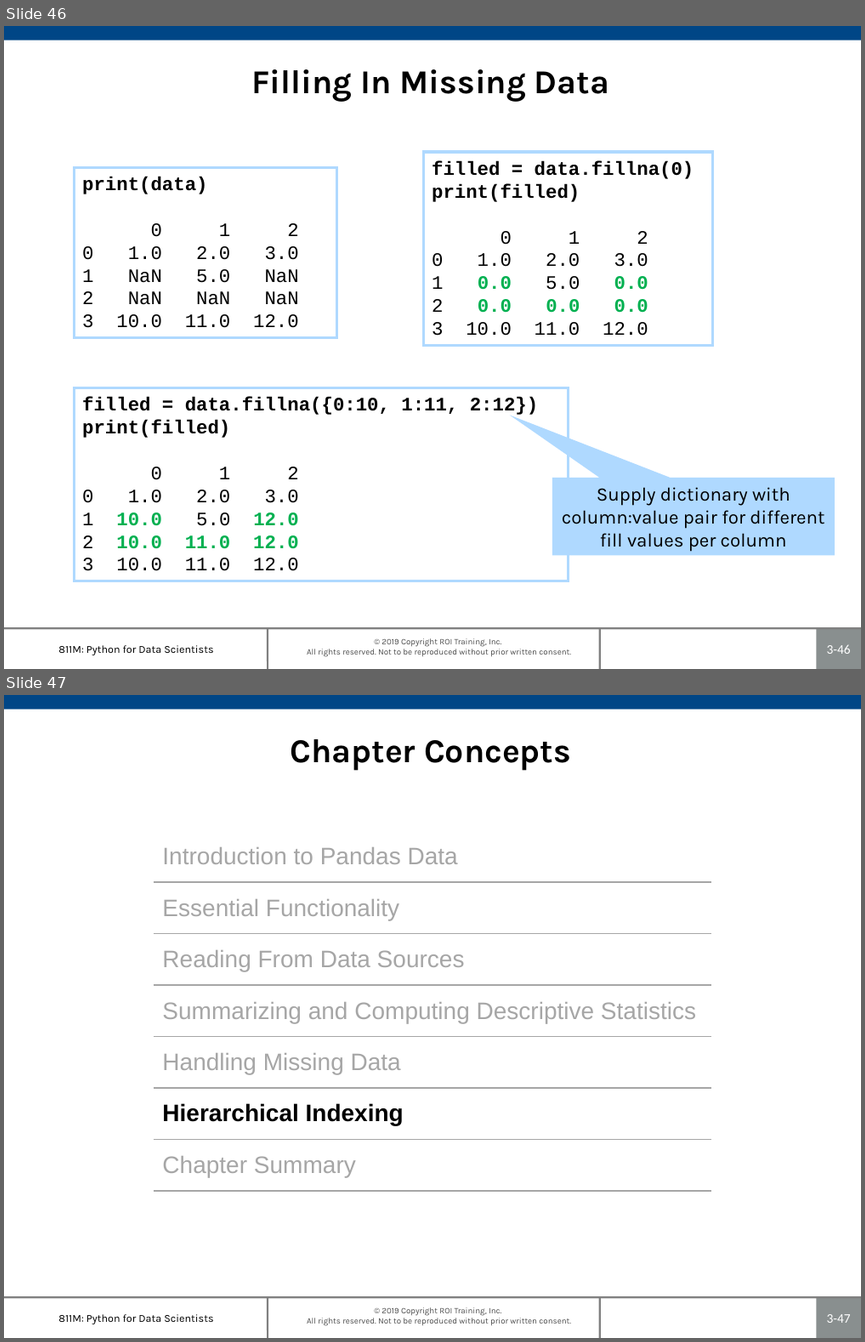
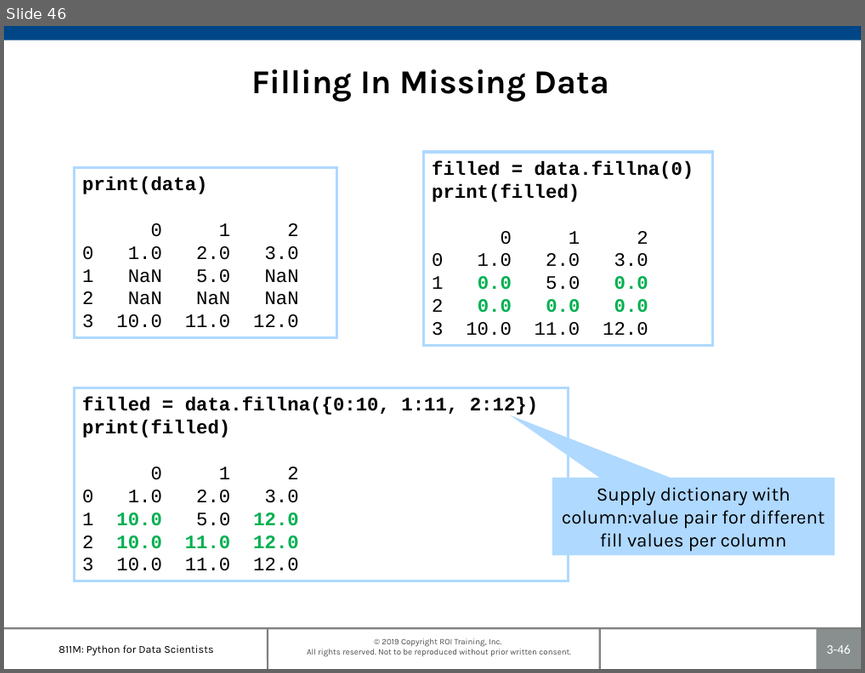
Before and after one commit to roitraining/PythonProgram, a slide deck: Day3-Pandas/Ch03_Pandas.pptx. Shown one above the other, each under a label of ours: slides 46 and 47 before the commit, slide 46 after it. The pictures are 865x1342 and 865x673 pixels, drawn with LibreOffice and Linux fonts; fonts in the diff are those of the drawing; background and template pictures are left out. Boxes give left, top, right and bottom in pixels: in the first picture for what was removed or moved away, otherwise in the second. Text is boxed around its words. In the diff, an @@ line names an element or a change of style, - is before the commit and + after.

```diff
--- a/Day3-Pandas/Ch03_Pandas.pptx
+++ b/Day3-Pandas/Ch03_Pandas.pptx
@@ slide 47 removed at box(4, 695, 861, 1338), background #FFFFFF; not listed: 7 template elements that a slide beside it also shows @@
@@ title removed at box(290, 739, 571, 771) @@
-Chapter Concepts
@@ table removed at box(154, 830, 711, 1191), 7 rows, 1 columns @@
-Introduction to Pandas Data
-Essential Functionality
-Reading From Data Sources
-Summarizing and Computing Descriptive Statistics
-Handling Missing Data
-Hierarchical Indexing
-Chapter Summary
```
Also in this commit, not shown: 8 slides changed, 4 other slides removed.
